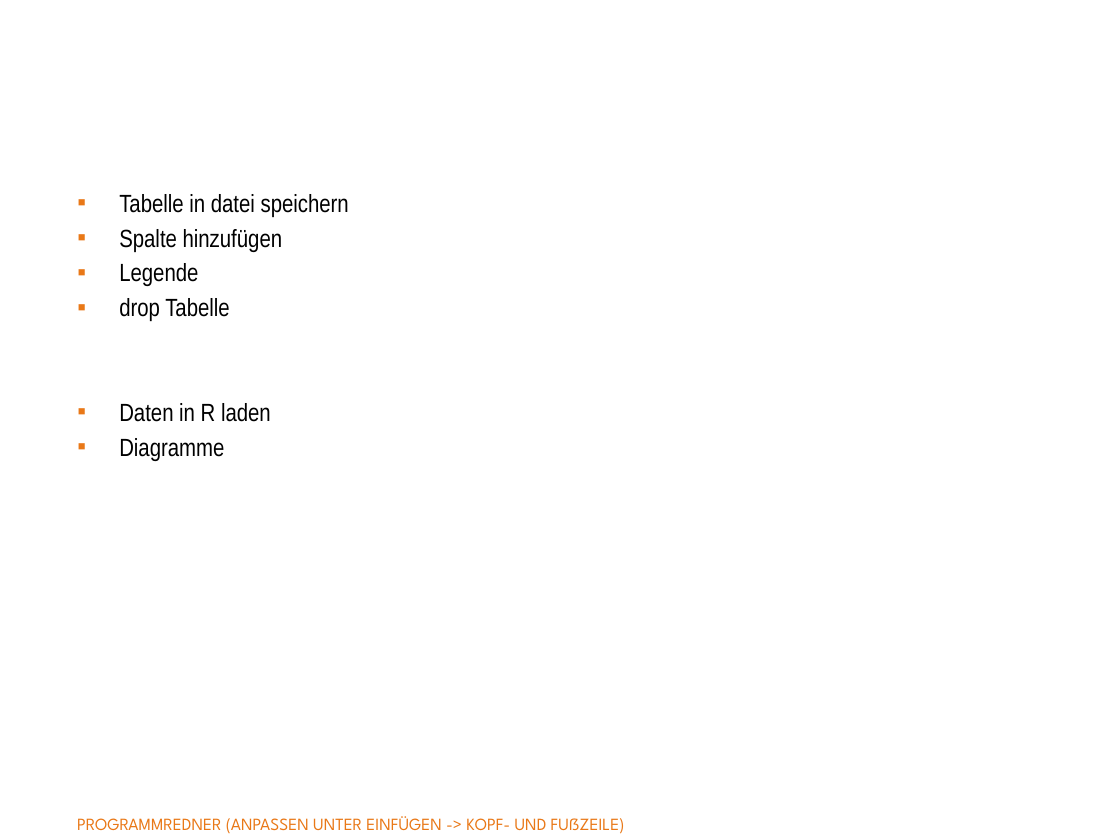
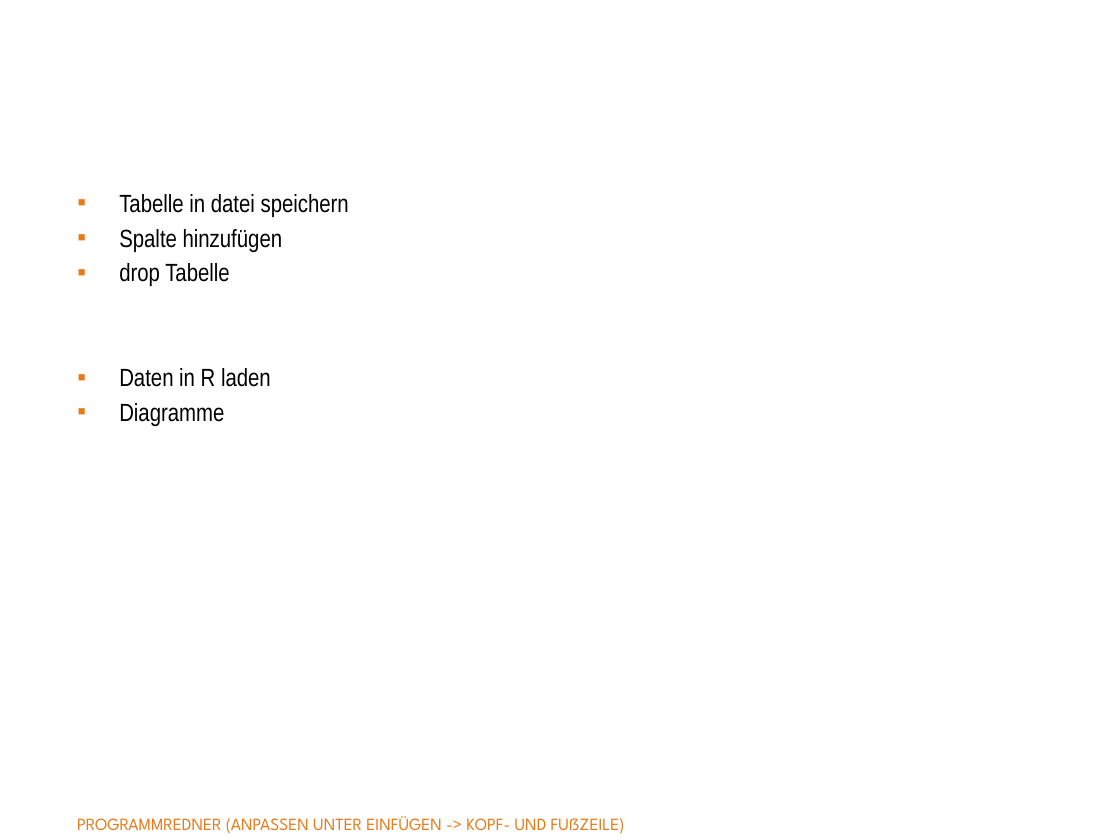
Before and after one commit to yyangg00/Semantik-Vortrag, a slide deck: slide 18 of semantik.pptx. Drawn at 1120x840 pixels with LibreOffice and Linux fonts; fonts in the diff are those of the drawing; background and template pictures are left out. Boxes give left, top, right and bottom in pixels: in the first picture for what was removed or moved away, otherwise in the second. Text is boxed around its words. In the diff, an @@ line names an element or a change of style, - is before the commit and + after.

```diff
--- a/semantik.pptx
+++ b/semantik.pptx
@@ text at (119,263,198,286): paragraph removed @@
-▪ Legende
```
Also in this commit, not shown: 17 other slides changed.
